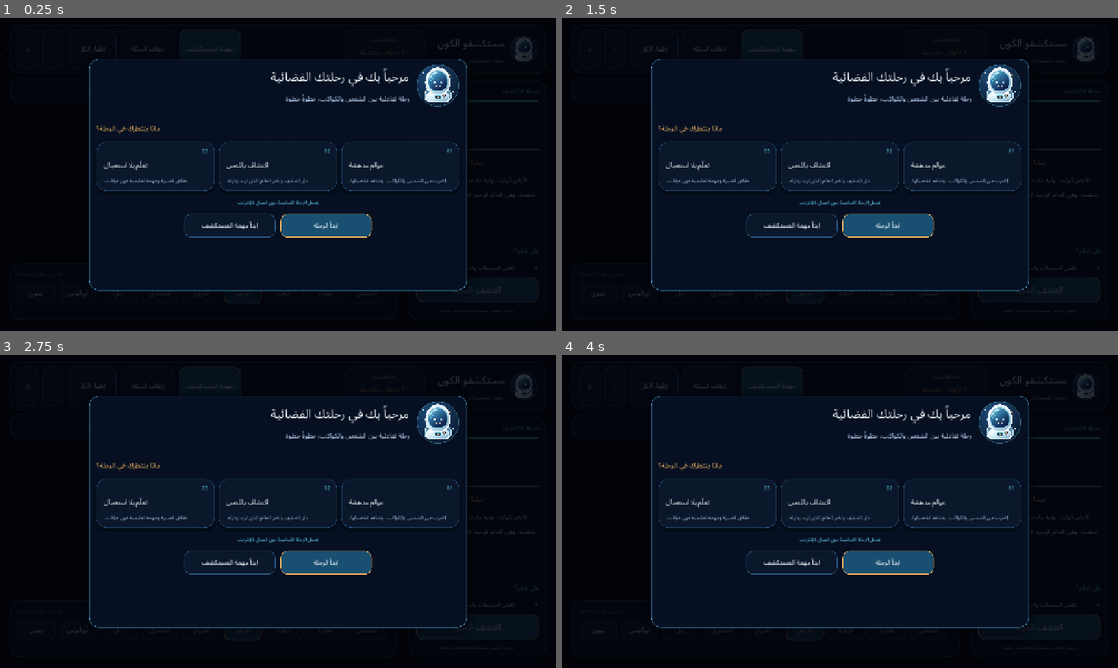
Above: before the commit, frames 1-4 (two rows, left to right).
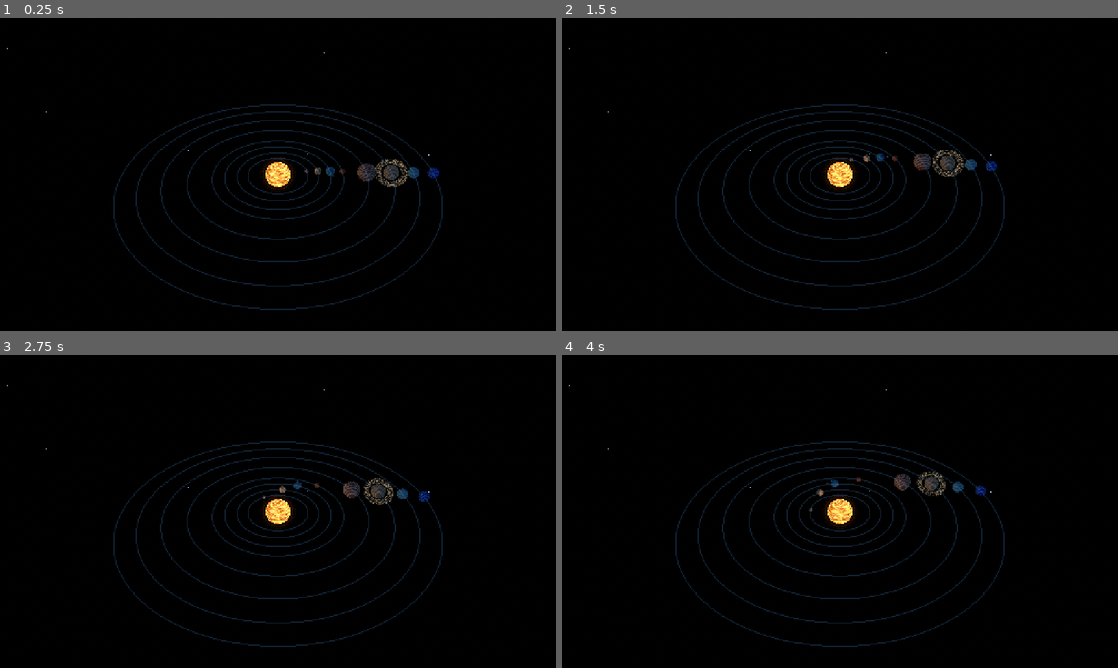
Above: after the commit, the same moments.

Repository: mdznap35/-cosmic-explorers
Game: Godot game, scene res://scenes/main.tscn
The game is run twice, just before and just after one commit, with the same random seed, the same clock (stepped at 60 frames per second) and the same inputs.
Inputs (mouse positions are in pixels of both pictures, inside the frame that each line leads up to):
- Up to frame 1 (0.25 s): no input
- Up to frame 2 (1.5 s): click (773, 49) at 0.5 s, where only the run before the commit has a clickable "مهمة المستكشف"; click (712, 49) at 1.25 s, where only the run before the commit has a clickable "إيقاف الحركة"
- Up to frame 3 (2.75 s): click (94, 386) at 2 s, where only the run before the commit has a clickable "إظهار الكل"
- Up to frame 4 (4 s): click (617, 386) at 2.75 s, where only the run before the commit has a clickable "−"; click (589, 386) at 3.5 s, where only the run before the commit has a clickable "＋"

The runs differ from the first frame. In frame 1, 52% of the frame differs, in the area x 1-99%, y 2-97%; in frame 2, 52%; in frame 3, 52%; in frame 4, 52%.
Error after the commit: Parse Error: Identifier "SaveService" not declared in the current scope. (res://scripts/ui_controller.gd:559)

Commit message:
feat(exploration): add guided eight-planet discovery expedition

Diff:
--- /dev/null
+++ b/scripts/guided_expedition_catalog.gd
@@ -0,0 +1,18 @@
+extends RefCounted
+
+# Clues are intentionally short, positive, and tied to the visible planetary scene.
+# The corresponding factual descriptions and primary sources live in PlanetCatalog.
+const STAGES := [
+	{"planet_id": "mercury", "clue": "اعثر على أقرب كوكب إلى الشمس."},
+	{"planet_id": "venus", "clue": "اعثر على الكوكب الأشد حرارة على سطحه."},
+	{"planet_id": "earth", "clue": "اعثر على بيتنا الأزرق الجميل."},
+	{"planet_id": "mars", "clue": "اعثر على الكوكب الأحمر."},
+	{"planet_id": "jupiter", "clue": "اعثر على أكبر كواكب المجموعة الشمسية."},
+	{"planet_id": "saturn", "clue": "اعثر على الكوكب صاحب الحلقات الواسعة."},
+	{"planet_id": "uranus", "clue": "اعثر على الكوكب الذي يميل كثيراً."},
+	{"planet_id": "neptune", "clue": "اعثر على أبعد كواكب المجموعة الشمسية."}
+]
+
+
+static func get_stages() -> Array:
+	return STAGES.duplicate(true)
--- a/scripts/save_service.gd
+++ b/scripts/save_service.gd
@@ -1,7 +1,7 @@
 extends RefCounted
 
 const SAVE_PATH := "user://cosmic_explorers_progress.json"
-const SAVE_VERSION := 2
+const SAVE_VERSION := 3
 
 
 static func _default_state() -> Dictionary:
@@ -10,7 +10,8 @@
 		"discovered": [],
 		"missions_completed": 0,
 		"best_mission_score": 0,
-		"last_mission_score": 0
+		"last_mission_score": 0,
+		"guided_expeditions_completed": 0
 	}
 
 
@@ -38,6 +39,7 @@
 	state["missions_completed"] = maxi(0, int(parsed.get("missions_completed", 0)))
 	state["best_mission_score"] = maxi(0, int(parsed.get("best_mission_score", 0)))
 	state["last_mission_score"] = maxi(0, int(parsed.get("last_mission_score", 0)))
+	state["guided_expeditions_completed"] = maxi(0, int(parsed.get("guided_expeditions_completed", 0)))
 	return state
 
 
@@ -87,3 +89,15 @@
 	state["best_mission_score"] = maxi(int(state.get("best_mission_score", 0)), safe_score)
 	_write_state(state)
 	return get_mission_stats()
+
+
+
+static func get_guided_expedition_count() -> int:
+	return maxi(0, int(_load_state().get("guided_expeditions_completed", 0)))
+
+
+static func record_guided_expedition_completed() -> int:
+	var state := _load_state()
+	state["guided_expeditions_completed"] = maxi(0, int(state.get("guided_expeditions_completed", 0))) + 1
+	_write_state(state)
+	return get_guided_expedition_count()
--- a/scripts/ui_controller.gd
+++ b/scripts/ui_controller.gd
@@ -6,6 +6,7 @@
 signal motion_requested(enabled: bool)
 
 const MissionOverlay = preload("res://scripts/mission_overlay.gd")
+const GuidedExpeditionCatalog = preload("res://scripts/guided_expedition_catalog.gd")
 
 const PANEL := Color(0.025, 0.055, 0.12, 0.96)
 const PANEL_LIGHT := Color(0.045, 0.092, 0.17, 0.98)
@@ -35,6 +36,16 @@
 var _accent_strip: ColorRect
 var _mission_overlay: Control
 var _welcome_overlay: Control
+var _guide_stages: Array = []
+var _guide_panel: PanelContainer
+var _guide_stage_label: Label
+var _guide_clue_label: Label
+var _guide_feedback_label: Label
+var _guide_advance_button: Button
+var _guide_index := 0
+var _guide_active := false
+var _guide_waiting_next := false
+var _guide_completed := false
 var _motion_enabled := true
 
 
@@ -48,6 +59,7 @@
 	theme = preload("res://themes/arabic_theme.tres")
 	set_anchors_and_offsets_preset(Control.PRESET_FULL_RECT)
 	mouse_filter = Control.MOUSE_FILTER_PASS
+	_guide_stages = GuidedExpeditionCatalog.get_stages()
 	_build_exploration_ui()
 	_mission_overlay = MissionOverlay.new()
 	add_child(_mission_overlay)
@@ -60,6 +72,7 @@
 	_build_information_station()
 	_build_world_navigation()
 	_build_scene_hint()
+	_build_guided_expedition_panel()
 
 
 func _build_header() -> void:
@@ -126,6 +139,11 @@
 	mission_button.pressed.connect(_open_mission)
 	row.add_child(mission_button)
 
+	var guided_button := _new_button("رحلة البحث", false, Vector2(132, 48))
+	guided_button.tooltip_text = "ابدأ رحلة تفاعلية للعثور على الكواكب الثمانية"
+	guided_button.pressed.connect(_start_guided_expedition)
+	row.add_child(guided_button)
+
 	_motion_button = _new_button("إيقاف الحركة", false, Vector2(124, 48))
 	_motion_button.tooltip_text = "إيقاف أو تشغيل حركة الكواكب"
 	_motion_button.pressed.connect(_toggle_motion)
@@ -289,6 +307,54 @@
 	hint_row.add_child(hint_text)
 
 
+func _build_guided_expedition_panel() -> void:
+	_guide_panel = _new_panel(0.018, 0.274, 0.36, 0.50)
+	_guide_panel.name = "GuidedExpeditionPanel"
+	_guide_panel.visible = false
+	_guide_panel.mouse_filter = Control.MOUSE_FILTER_STOP
+
+	var content := VBoxContainer.new()
+	content.layout_direction = Control.LAYOUT_DIRECTION_RTL
+	content.add_theme_constant_override("separation", 8)
+	_guide_panel.add_child(content)
+
+	var heading_row := HBoxContainer.new()
+	heading_row.layout_direction = Control.LAYOUT_DIRECTION_RTL
+	heading_row.add_theme_constant_override("separation", 8)
+	content.add_child(heading_row)
+
+	_guide_stage_label = _new_label("رحلة البحث", 14, CYAN, true)
+	_guide_stage_label.size_flags_horizontal = Control.SIZE_EXPAND_FILL
+	heading_row.add_child(_guide_stage_label)
+
+	var close_button := _new_button("×", false, Vector2(42, 40))
+	close_button.tooltip_text = "إغلاق رحلة البحث"
+	close_button.pressed.connect(_close_guided_expedition)
+	heading_row.add_child(close_button)
+
+	_guide_clue_label = _new_label("", 17, TEXT_MAIN, true)
+	_guide_clue_label.horizontal_alignment = HORIZONTAL_ALIGNMENT_RIGHT
+	_guide_clue_label.autowrap_mode = TextServer.AUTOWRAP_WORD_SMART
+	content.add_child(_guide_clue_label)
+
+	var instruction := _new_label("المس الكوكب في المشهد، أو اختر اسمه من الشريط.", 11, TEXT_MUTED)
+	instruction.horizontal_alignment = HORIZONTAL_ALIGNMENT_RIGHT
+	instruction.autowrap_mode = TextServer.AUTOWRAP_WORD_SMART
+	content.add_child(instruction)
+
+	_guide_feedback_label = _new_label("", 12, GOLD, true)
+	_guide_feedback_label.horizontal_alignment = HORIZONTAL_ALIGNMENT_RIGHT
+	_guide_feedback_label.autowrap_mode = TextServer.AUTOWRAP_WORD_SMART
+	_guide_feedback_label.custom_minimum_size = Vector2(0, 38)
+	content.add_child(_guide_feedback_label)
+
+	_guide_advance_button = _new_button("المحطة التالية", true, Vector2(0, 46))
+	_guide_advance_button.size_flags_horizontal = Control.SIZE_EXPAND_FILL
+	_guide_advance_button.visible = false
+	_guide_advance_button.pressed.connect(_on_guided_expedition_advance)
+	content.add_child(_guide_advance_button)
+
+
 func _build_welcome_overlay() -> void:
 	_welcome_overlay = Control.new()
 	_welcome_overlay.name = "WelcomeExperience"
@@ -435,6 +501,73 @@
 	_details_button.text = "اكتشف المزيد"
 	_update_navigation_styles()
 	_update_progress()
+	_handle_guided_expedition_selection(planet_id)
+
+
+func _start_guided_expedition() -> void:
+	if _guide_stages.is_empty() or _guide_panel == null:
+		return
+	_guide_index = 0
+	_guide_active = true
+	_guide_waiting_next = false
+	_guide_completed = false
+	_guide_panel.visible = true
+	_render_guided_expedition_stage()
+
+
+func _render_guided_expedition_stage() -> void:
+	if _guide_index < 0 or _guide_index >= _guide_stages.size():
+		return
+	var stage: Dictionary = _guide_stages[_guide_index]
+	_guide_stage_label.text = "المحطة %s من ٨" % _arabic_number(_guide_index + 1)
+	_guide_clue_label.text = str(stage.get("clue", ""))
+	_guide_feedback_label.text = "ابحث عن الكوكب، ثم المسه."
+	_guide_advance_button.text = "المحطة التالية"
+	_guide_advance_button.visible = false
+	_guide_waiting_next = false
+
+
+func _handle_guided_expedition_selection(planet_id: String) -> void:
+	if not _guide_active or _guide_waiting_next or _guide_index >= _guide_stages.size():
+		return
+	var stage: Dictionary = _guide_stages[_guide_index]
+	var target_id := str(stage.get("planet_id", ""))
+	if planet_id == target_id:
+		var body := _body_data(target_id)
+		_guide_waiting_next = true
+		_guide_feedback_label.text = "وجدته! هذا هو %s. أحسنت!" % str(body.get("name", "الكوكب"))
+		_guide_advance_button.text = "المحطة التالية" if _guide_index + 1 < _guide_stages.size() else "إنهاء الرحلة"
+		_guide_advance_button.visible = true
+	else:
+		_guide_feedback_label.text = "هذا عالم آخر وجميل أيضاً! جرّب البحث عن الهدف من جديد."
+
+
+func _on_guided_expedition_advance() -> void:
+	if _guide_completed:
+		_start_guided_expedition()
+		return
+	if not _guide_active or not _guide_waiting_next:
+		return
+	if _guide_index + 1 < _guide_stages.size():
+		_guide_index += 1
+		_render_guided_expedition_stage()
+		return
+
+	_guide_active = false
+	_guide_waiting_next = false
+	_guide_completed = true
+	SaveService.record_guided_expedition_completed()
+	_guide_stage_label.text = "اكتملت رحلة البحث!"
+	_guide_clue_label.text = "لقد وجدت الكواكب الثمانية. صرت مستكشفاً رائعاً!"
+	_guide_feedback_label.text = "يمكنك إعادة الرحلة متى أحببت."
+	_guide_advance_button.text = "أعد الرحلة"
+	_guide_advance_button.visible = true
+
+
+func _close_guided_expedition() -> void:
+	_guide_active = false
+	_guide_waiting_next = false
+	_guide_panel.visible = false
 
 
 func _body_data(planet_id: String) -> Dictionary:
--- /dev/null
+++ b/tests/validate_guided_expedition.gd
@@ -0,0 +1,44 @@
+extends SceneTree
+
+const GuidedExpeditionCatalog = preload("res://scripts/guided_expedition_catalog.gd")
+const PlanetCatalog = preload("res://scripts/planet_catalog.gd")
+
+
+func _initialize() -> void:
+	var errors: Array[String] = []
+	var stages: Array = GuidedExpeditionCatalog.get_stages()
+	var planets: Array = PlanetCatalog.get_all()
+	var seen: Dictionary = {}
+
+	if stages.size() != 8:
+		errors.append("The guided expedition must contain exactly eight planet-discovery stages.")
+	if planets.size() != 8:
+		errors.append("The planet catalog must contain exactly eight major planets.")
+
+	for index in range(mini(stages.size(), planets.size())):
+		var stage: Dictionary = stages[index]
+		var planet_id := str(stage.get("planet_id", ""))
+		if planet_id.is_empty() or seen.has(planet_id):
+			errors.append("Guided stages must have unique, stable planet IDs.")
+		else:
+			seen[planet_id] = true
+
+		if planet_id != str(planets[index].get("id", "")):
+			errors.append("Guided stages must follow the catalog's Sun-outward planet order.")
+		if str(stage.get("clue", "")).is_empty():
+			errors.append(planet_id + " needs a short discovery clue.")
+
+		var planet: Dictionary = PlanetCatalog.get_planet(planet_id)
+		if planet.is_empty():
+			errors.append("Guided stage references an unknown planet: " + planet_id)
+		elif not str(planet.get("source_url", "")).begins_with("https://science.nasa.gov/"):
+			errors.append(planet_id + " must retain its primary science source.")
+
+	if errors.is_empty():
+		print("PASS: eight guided discovery stages, catalog order, and NASA source linkage.")
+		quit(0)
+		return
+
+	for error in errors:
+		push_error(error)
+	quit(1)
Not shown, added: docs/GUIDED_EXPLORATION_ROUND_3.md
